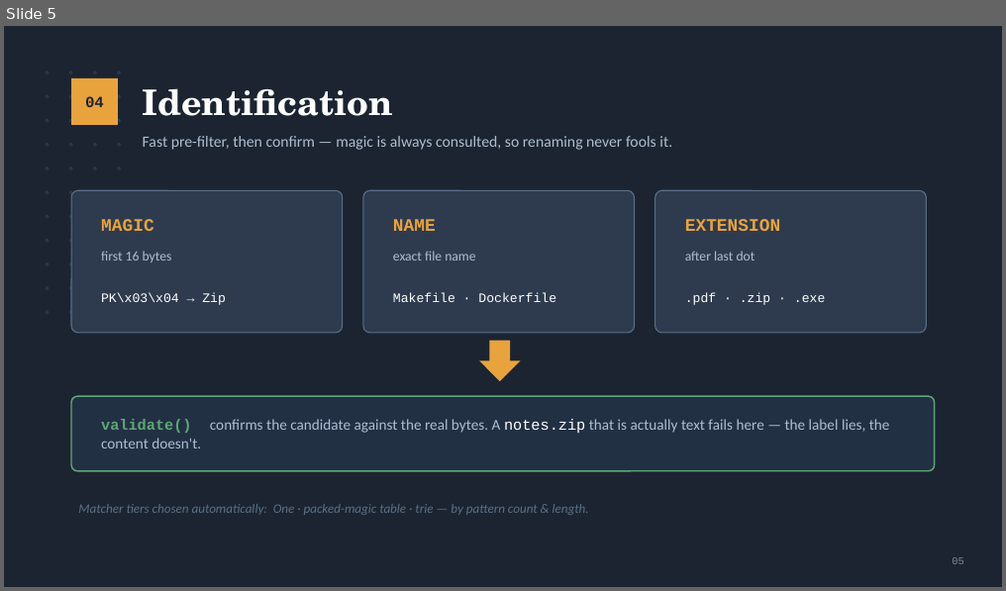
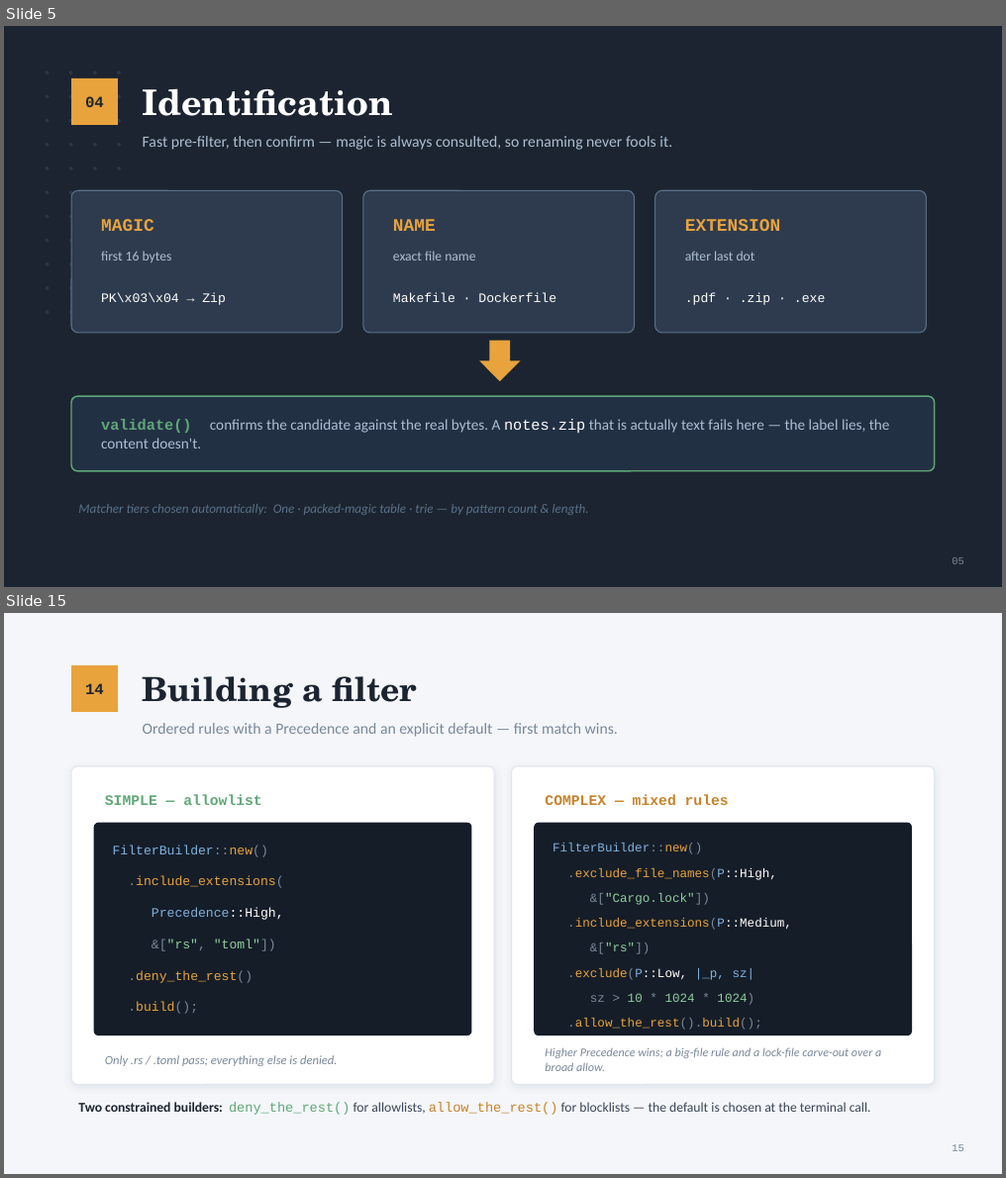
Before and after one commit to gdt050579/content_scan, a slide deck: content_scan_design.pptx. Shown one above the other, each under a label of ours: slide 5 before the commit, slides 5 and 15 after it; the slides between them are not shown. The pictures are 1006x591 and 1006x1178 pixels, drawn with LibreOffice and Linux fonts; fonts in the diff are those of the drawing. Boxes give left, top, right and bottom in pixels: in the first picture for what was removed or moved away, otherwise in the second. Text is boxed around its words. In the diff, an @@ line names an element or a change of style, - is before the commit and + after.

```diff
--- a/content_scan_design.pptx
+++ b/content_scan_design.pptx
@@ slide 15 added at bbox=[4, 613, 1002, 1174], background #F4F6F9 @@
@@ rectangle added at bbox=[71, 665, 118, 712], fill #E8A33D @@
@@ text added at bbox=[85, 683, 104, 694], 15 pt, text #1B2430, bold @@
+14
@@ text added at bbox=[143, 676, 417, 708], 32 pt, text #1B2430, bold @@
+Building a filter
@@ text added at bbox=[143, 723, 618, 737], 15 pt, text #7A8899 @@
+Ordered rules with a Precedence and an explicit default — first match wins.
@@ rounded rectangle added at bbox=[71, 766, 494, 1084], fill #FFFFFF, outline #E2E7EE 1 pt @@
@@ rounded rectangle added at bbox=[512, 766, 935, 1084], fill #FFFFFF, outline #E2E7EE 1 pt @@
@@ text added at bbox=[105, 795, 261, 805], 14 pt, text #5FA777, bold @@
+SIMPLE — allowlist
@@ text added at bbox=[545, 795, 729, 805], 14 pt, text #C6832A, bold @@
+COMPLEX — mixed rules
@@ rounded rectangle added at bbox=[94, 823, 472, 1036], fill #151D28 @@
@@ text added at bbox=[113, 845, 268, 858], 12.5 pt, text #7FB2E0 @@
+FilterBuilder::new()
@@ rounded rectangle added at bbox=[534, 823, 912, 1036], fill #151D28 @@
@@ text added at bbox=[552, 843, 702, 855], 12 pt, text #7FB2E0 @@
+FilterBuilder::new()
@@ text added at bbox=[128, 876, 283, 888], 12.5 pt, text #E8A33D @@
+.include_extensions(
@@ text added at bbox=[567, 868, 777, 880], 12 pt, text #E8A33D @@
+.exclude_file_names(P::High,
@@ text added at bbox=[152, 908, 284, 920], 12.5 pt, text #7FB2E0 @@
+Precedence::High,
@@ text added at bbox=[590, 893, 710, 905], 12 pt, text #8FCF9F @@
+&["Cargo.lock"])
@@ text added at bbox=[152, 939, 276, 952], 12.5 pt, text #8FCF9F @@
+&["rs", "toml"])
@@ text added at bbox=[567, 918, 792, 930], 12 pt, text #E8A33D @@
+.include_extensions(P::Medium,
@@ text added at bbox=[567, 968, 755, 980], 12 pt, text #7FB2E0 @@
+.exclude(P::Low, |_p, sz|
@@ text added at bbox=[590, 943, 649, 955], 12 pt, text #7A8899 @@
+&["rs"])
@@ text added at bbox=[128, 970, 252, 983], 12.5 pt, text #E8A33D @@
+.deny_the_rest()
@@ text added at bbox=[590, 993, 754, 1005], 12 pt, text #8FCF9F @@
+sz > 10 * 1024 * 1024)
@@ text added at bbox=[128, 1002, 198, 1014], 12.5 pt, text #E8A33D @@
+.build();
@@ text added at bbox=[567, 1018, 762, 1030], 12 pt, text #E8A33D @@
+.allow_the_rest().build();
@@ text added at bbox=[105, 1056, 337, 1066], 12 pt, text #7A8899, italic @@
+Only .rs / .toml pass; everything else is denied.
@@ text added at bbox=[545, 1048, 881, 1071], 11.5 pt, text #7A8899, italic @@
+Higher Precedence wins; a big-file rule and a lock-file carve-out over a broad allow.
@@ text added at bbox=[78, 1102, 871, 1115], 13 pt, text #3A4657 @@
+Two constrained builders: deny_the_rest() for allowlists, allow_the_rest() for blocklists — the default is chosen at the terminal call.
@@ text added at bbox=[951, 1145, 964, 1152], 10 pt, text #7A8899 @@
+15
```
Also in this commit, not shown: 7 slides changed, 6 other slides added, 1 slide removed, 9 other files.
